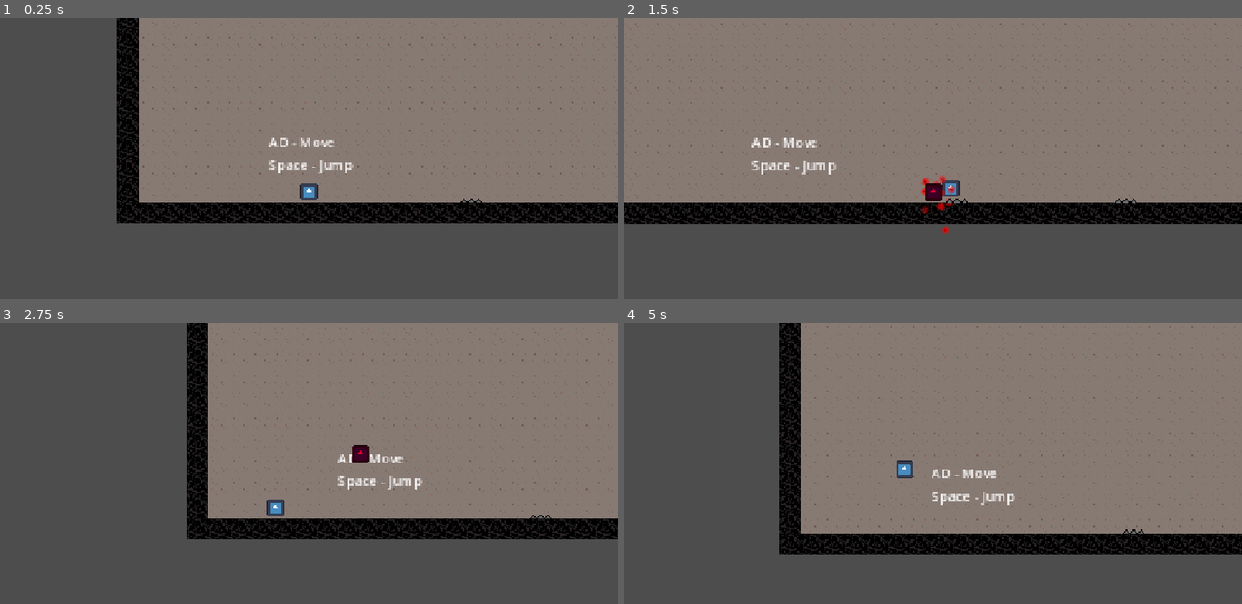
Above: before the commit, frames 1-4 (two rows, left to right).
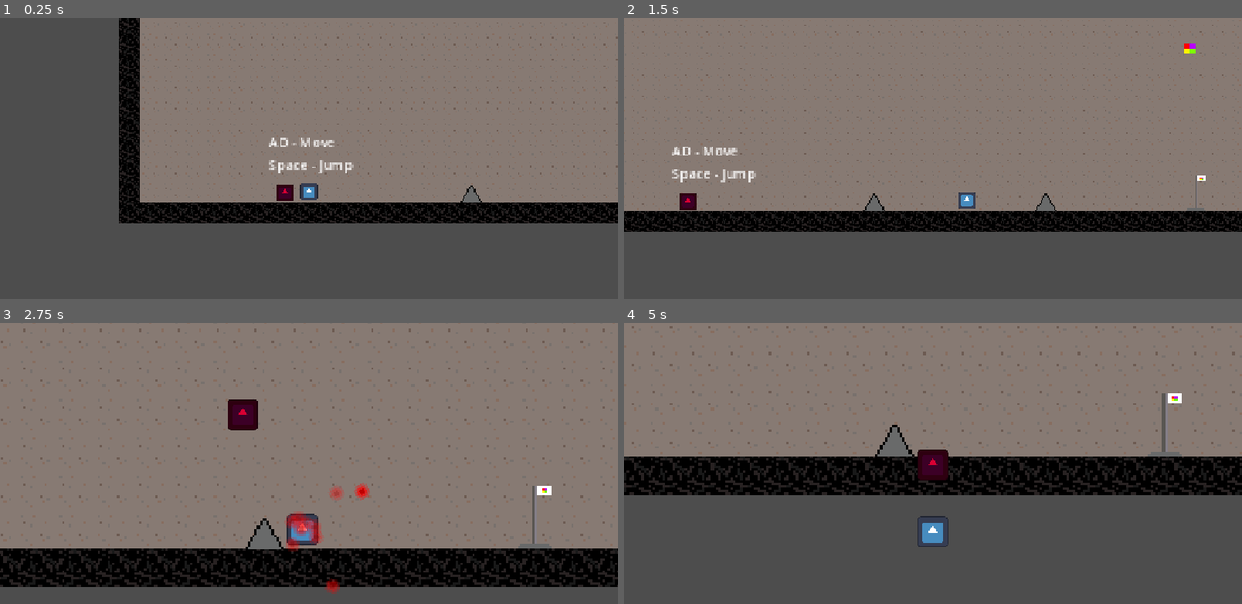
Above: after the commit, the same moments.

Repository: Minejerik/micheal_jump
Game: Godot game, scene res://scenes/levels/level1.tscn
Same seed, same stepped clock (60 frames per second), same inputs: the game is played once before the commit and once after it. The engine's default icon, where the game draws it, is replaced by a stand-in: a white triangle on a blue panel in a dark square.
Inputs:
- Up to frame 1 (0.25 s): no input
- Up to frame 2 (1.5 s): tap Enter at 0.5 s; hold Up (ui_up) 0.53-1.28 s; hold Right (ui_right) from 0.53 s (still down); tap Alt at 1.35 s
- Up to frame 3 (2.75 s): tap Up (ui_up) at 1.52, 1.55, 1.82 s; release Right (ui_right) at 2.03 s; hold Left (ui_left) from 2.03 s (still down); hold Up (ui_up) from 2.03 s (still down); tap Shift at 2.1 s
- Up to frame 4 (5 s): release Left (ui_left) at 2.78 s; release Up (ui_up) at 2.78 s; hold Right (ui_right) 2.78-4.28 s; tap Up (ui_up) at 2.85, 3.02, 3.32, 4.52, 4.55, 4.82 s; hold Up (ui_up) 3.53-4.28 s; tap Alt at 3.6 s; hold Left (ui_left) from 4.28 s (still down); tap Shift at 4.35 s

The runs differ from the first frame. In frame 1, 4.4% of the frame differs, in the area x 18-100%, y 0-74%; in frame 2, 10%; in frame 3, 50%, in the area x 0-100%, y 0-97%; in frame 4, 44%.

Commit message:
Torture is more humane

Diff:
--- a/scenes/bicheal.tscn
+++ b/scenes/bicheal.tscn
@@ -4,7 +4,7 @@
 [ext_resource type="Texture2D" uid="uid://bqjwrbgnbf5tn" path="res://icon.svg" id="2_pnhec"]
 
 [sub_resource type="RectangleShape2D" id="RectangleShape2D_3vyb7"]
-size = Vector2(14, 14)
+size = Vector2(15.5, 15.5)
 
 [sub_resource type="RectangleShape2D" id="RectangleShape2D_v7c3k"]
 size = Vector2(18, 18)
@@ -22,7 +22,6 @@
 disabled = true
 
 [node name="Timer" type="Timer" parent="."]
-wait_time = 0.3
 one_shot = true
 
 [node name="death_area" type="Area2D" parent="."]
--- a/scenes/levels/level1.tscn
+++ b/scenes/levels/level1.tscn
@@ -15,7 +15,6 @@
 texture_filter = 1
 
 [node name="TileMapLayer" type="TileMapLayer" parent="."]
-position = Vector2(-1, 0)
 tile_map_data = PackedByteArray("AAAAABMAAAAAAAAAAAABABMAAAAAAAAAAAACABMAAAAAAAAAAAADABMAAAAAAAAAAAAEABMAAAAAAAAAAAAFAB …(12688 unchanged characters)…
 tile_set = ExtResource("1_1seuy")
 
@@ -52,5 +51,4 @@
 position = Vector2(96, 252)
 
 [node name="bicheal" parent="." instance=ExtResource("10_5ntmo")]
-visible = false
-position = Vector2(126, 296)
+position = Vector2(108, 297)
--- a/scenes/levels/level2.tscn
+++ b/scenes/levels/level2.tscn
@@ -20,6 +20,7 @@
 texture_filter = 1
 
 [node name="TileMapLayer" type="TileMapLayer" parent="."]
+position = Vector2(-1, 0)
 tile_map_data = PackedByteArray("AAAAABMAAAAAAAAAAAABABMAAAAAAAAAAAACABMAAAAAAAAAAAADABMAAAAAAAAAAAAEABMAAAAAAAAAAAAFAB …(14992 unchanged characters)…
 tile_set = ExtResource("1_ok6xr")
 
--- a/scenes/objects/spikes.tscn
+++ b/scenes/objects/spikes.tscn
@@ -4,10 +4,10 @@
 [ext_resource type="Texture2D" uid="uid://yfub6qocfvap" path="res://assets/images/spikes.png" id="2_xbcdo"]
 
 [sub_resource type="RectangleShape2D" id="RectangleShape2D_md0e3"]
-size = Vector2(18, 9.5)
+size = Vector2(18, 14)
 
-[sub_resource type="RectangleShape2D" id="RectangleShape2D_3vyb7"]
-size = Vector2(16, 3)
+[sub_resource type="ConvexPolygonShape2D" id="ConvexPolygonShape2D_tkv1w"]
+points = PackedVector2Array(-8, 1.5, -1, -11.5, 1, -11.5, 8, 1.5)
 
 [node name="spikes" type="RigidBody2D"]
 script = ExtResource("1_xbcdo")
@@ -19,11 +19,11 @@
 [node name="death_area" type="Area2D" parent="."]
 
 [node name="CollisionShape2D" type="CollisionShape2D" parent="death_area"]
-position = Vector2(0, 3.25)
+position = Vector2(0, 1)
 shape = SubResource("RectangleShape2D_md0e3")
 
 [node name="CollisionShape2D" type="CollisionShape2D" parent="."]
 position = Vector2(0, 6.5)
-shape = SubResource("RectangleShape2D_3vyb7")
+shape = SubResource("ConvexPolygonShape2D_tkv1w")
 
 [connection signal="body_entered" from="death_area" to="." method="_on_death_area_body_entered"]
--- a/scenes/player.tscn
+++ b/scenes/player.tscn
@@ -53,7 +53,7 @@
 position_smoothing_speed = 7.0
 
 [node name="DeathTimer" type="Timer" parent="."]
-wait_time = 0.3
+wait_time = 0.4
 
 [node name="DeathParticles" type="GPUParticles2D" parent="."]
 emitting = false
--- a/scripts/DM.gd
+++ b/scripts/DM.gd
@@ -19,6 +19,8 @@
 signal player_death
 # Called when the player picks up an item, used for ui
 signal item_picked_up(item_id)
+# If the player is currently dead or not
+var player_dead = false
 
 
 # Queue for items discovered in a level
@@ -32,6 +34,7 @@
 func _load_level(level:String):
 	last_positions = []
 	is_first_move = false
+	player_dead = false
 	# Load a level, based on its name
 	get_tree().change_scene_to_file("res://scenes/levels/"+level+".tscn")
 
@@ -47,16 +50,18 @@
 	item_picked_up.emit(item_id)
 
 func next_level():
-	# Goes to the next level, increments level counter and loads it
-	level_counter += 1
-	items_discovered.append_array(item_discovery_queue)
-	call_deferred("_load_level", levels[level_counter])
+	if !player_dead:
+		# Goes to the next level, increments level counter and loads it
+		level_counter += 1
+		items_discovered.append_array(item_discovery_queue)
+		call_deferred("_load_level", levels[level_counter])
 
 func kill_player():
 	# Kills the player, adds one to deaths, and emits the player death signal
 	item_discovery_queue = []
 	deaths += 1
 	player_death.emit()
+	player_dead = true
 
 func bicheal_add_position(position):
 	if !is_first_move:
--- a/scripts/bicheal.gd
+++ b/scripts/bicheal.gd
@@ -9,9 +9,10 @@
 	$Timer.start()
 
 func _physics_process(_delta: float) -> void:
-	if started:
+	if started:# && !DM.player_dead:
 		position = DM.last_positions[0]
 		DM.last_positions.remove_at(0)
+
 
 func _on_timer_timeout() -> void:
 	started = true
--- a/scripts/objects/jump_extra.gd
+++ b/scripts/objects/jump_extra.gd
@@ -11,7 +11,7 @@
 
 func _on_area_2d_body_entered(body: Node2D) -> void:
 	if body.name == "player" && cool_down == false:
-		Engine.time_scale = 0.2
+		Engine.time_scale = 0.5
 		DM.allowed_jump_again = true
 		cool_down = true
 
--- a/scripts/player.gd
+++ b/scripts/player.gd
@@ -7,13 +7,18 @@
 
 var jumping = false
 var dying = false
+var send_pos = false
 
 func _ready() -> void:
+	Engine.time_scale = 1
 	DM.player_death.connect(handle_death)
 
 func handle_death():
 	dying = true
+	Engine.time_scale = 0.2
 	$DeathParticles.emitting = true
+	var temp = create_tween()
+	temp.tween_property($Camera2D, "zoom", Vector2(4.5,4.5), 0.1).set_trans(Tween.TRANS_QUAD)
 	$DeathTimer.start()
 
 func _physics_process(delta: float) -> void:
@@ -23,7 +28,7 @@
 		velocity.y = 0
 
 	if !dying:
-		if Input.is_action_just_pressed("ui_up") and (is_on_floor() || DM.allowed_jump_again):
+		if Input.is_action_pressed("ui_up") and (is_on_floor() || DM.allowed_jump_again):
 			jumping = true
 			velocity.y = jump_speed
 
@@ -35,8 +40,11 @@
 
 	move_and_slide()
 
-	if bicheal_mode:
+	if bicheal_mode && send_pos:
 		DM.bicheal_add_position(position)
+
+func _input(_event: InputEvent) -> void:
+	send_pos = true
 
 func _on_death_timer_timeout() -> void:
 	DM.player_death_callback()
Binary file changed: assets/images/spikes.png
